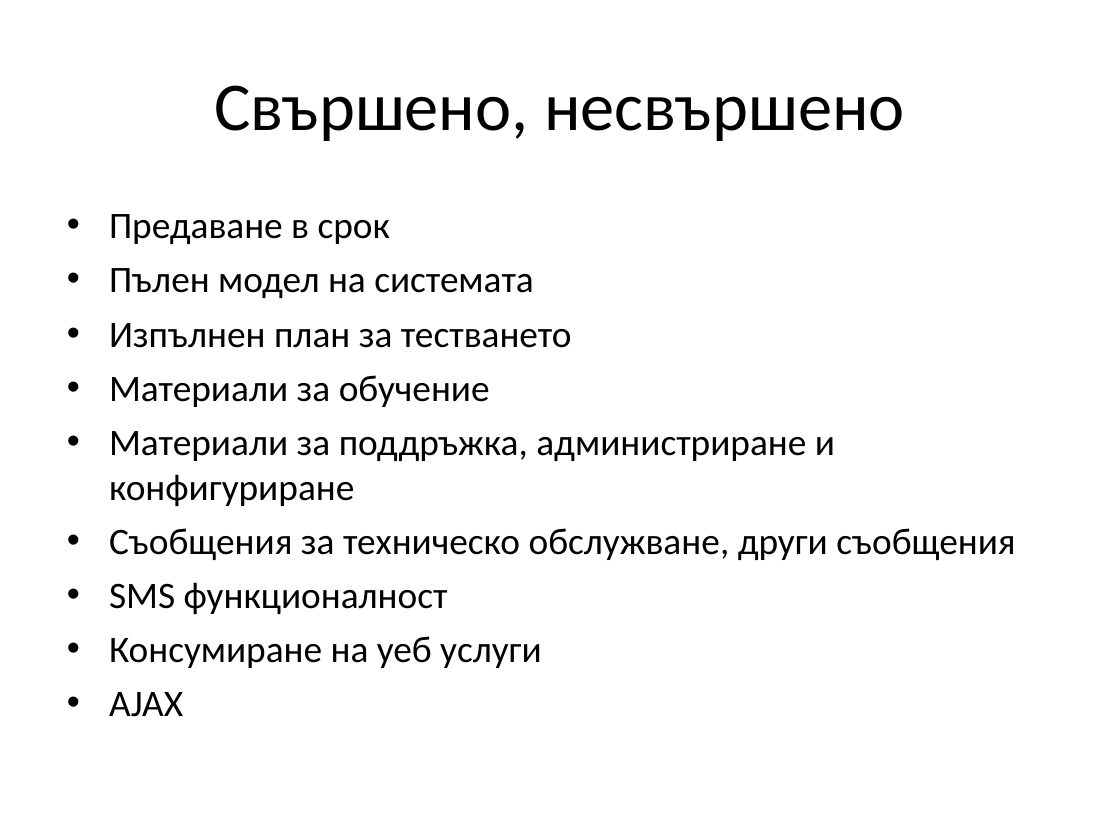
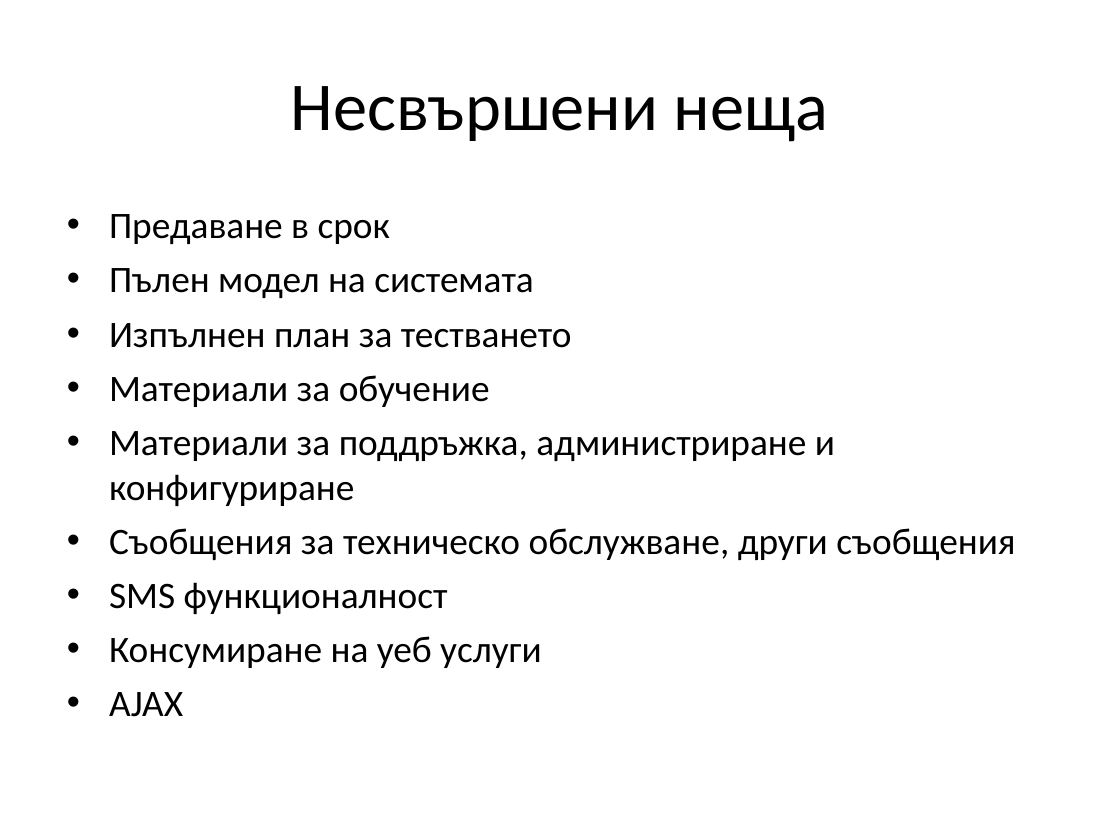
Before and after one commit to jasimcse/team2-strawberry, a slide deck: slide 16 of prezentaciq/venci.ppt. Drawn at 1120x840 pixels with LibreOffice and Linux fonts; fonts in the diff are those of the drawing. Boxes give left, top, right and bottom in pixels: in the first picture for what was removed or moved away, otherwise in the second. Text is boxed around its words. In the diff, an @@ line names an element or a change of style, - is before the commit and + after.

```diff
--- a/prezentaciq/venci.ppt
+++ b/prezentaciq/venci.ppt
@@ title at [291, 86, 829, 142]: text changed @@
-Свършено, несвършено
+Несвършени неща
```
Also in this commit, not shown: 2 other slides changed, 2 slides added, 1 slide removed.
